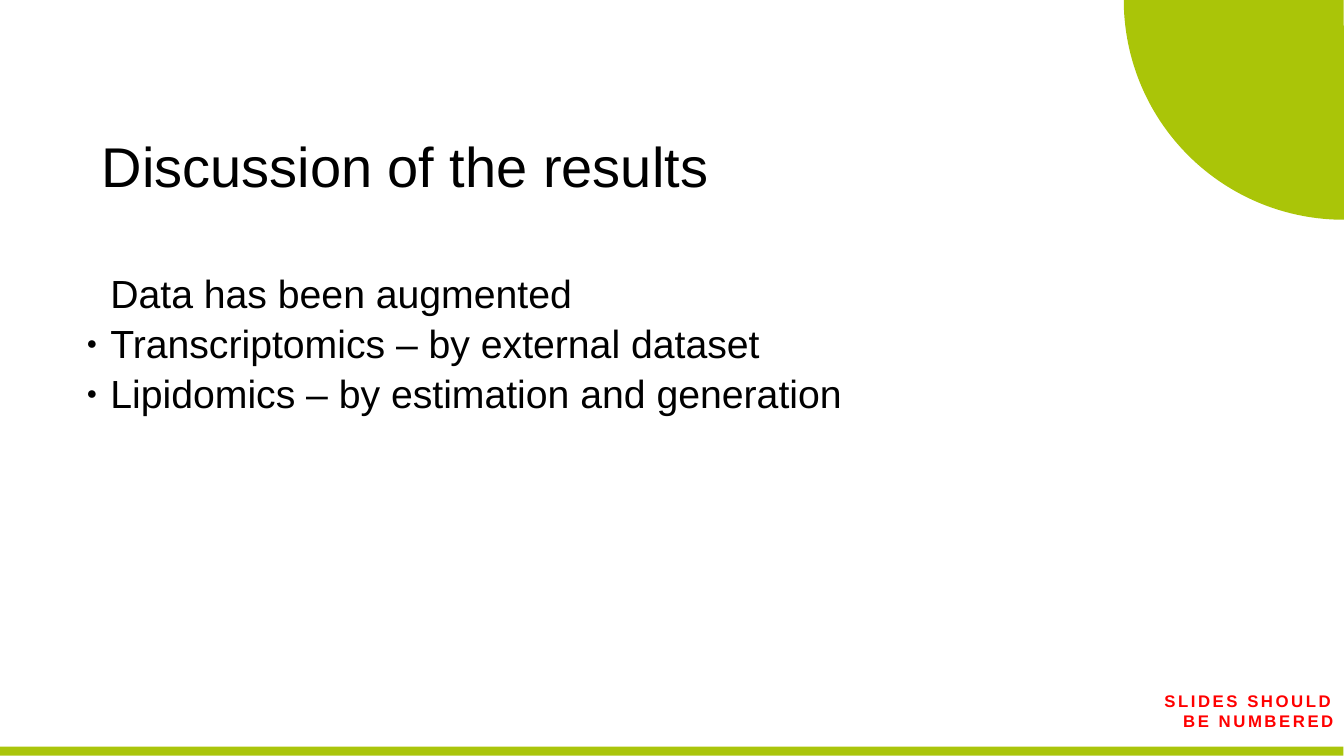
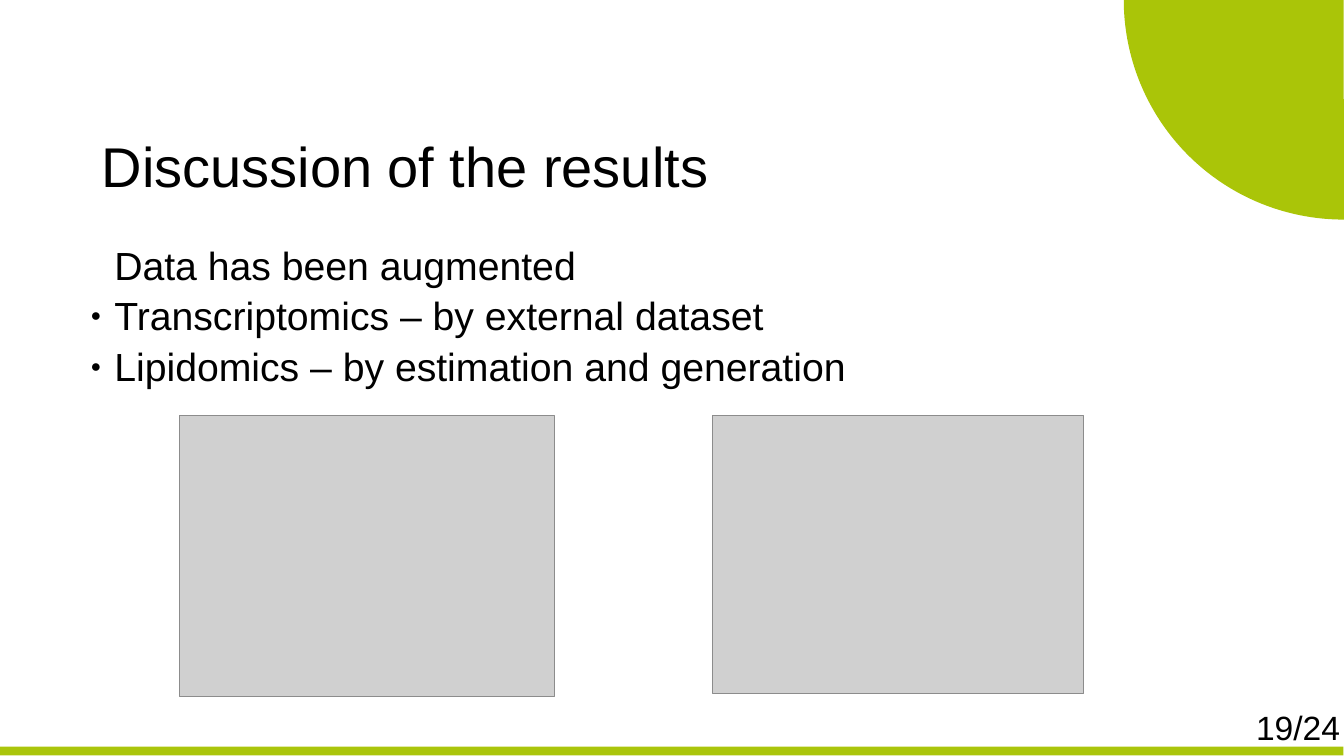
Before and after one commit to zybinmikhail/Thesis, a slide deck: slide 19 of presentations/Mikhail_Zybin_MSc PreDefense Presentation.PPTX (slide 14 before the commit). Drawn at 1344x756 pixels with LibreOffice and Linux fonts; fonts in the diff are those of the drawing; grey boxes stand for pictures; background and template pictures are left out. Boxes give left, top, right and bottom in pixels: in the first picture for what was removed or moved away, otherwise in the second. Text is boxed around its words. In the diff, an @@ line names an element or a change of style, - is before the commit and + after.

```diff
--- a/presentations/Mikhail_Zybin_MSc PreDefense Presentation.PPTX
+++ b/presentations/Mikhail_Zybin_MSc PreDefense Presentation.PPTX
@@ text "Data has been augmented" moved from (x1=110, y1=279, x2=842, y2=416) to (x1=114, y1=251, x2=846, y2=389) @@
@@ text at (x1=114, y1=301, x2=846, y2=389): indent changed @@
@@ picture added at (x1=179, y1=415, x2=555, y2=697) @@
@@ picture added at (x1=713, y1=415, x2=1084, y2=694) @@
@@ text removed at (x1=1164, y1=695, x2=1334, y2=727) @@
-SLIDES SHOULD BE NUMBERED
@@ text added at (x1=1256, y1=715, x2=1340, y2=747), 24 pt, text #000000 @@
+19/24
```
Also in this commit, not shown: 14 other slides changed, 9 slides added, 3 slides removed, 47 other files.
